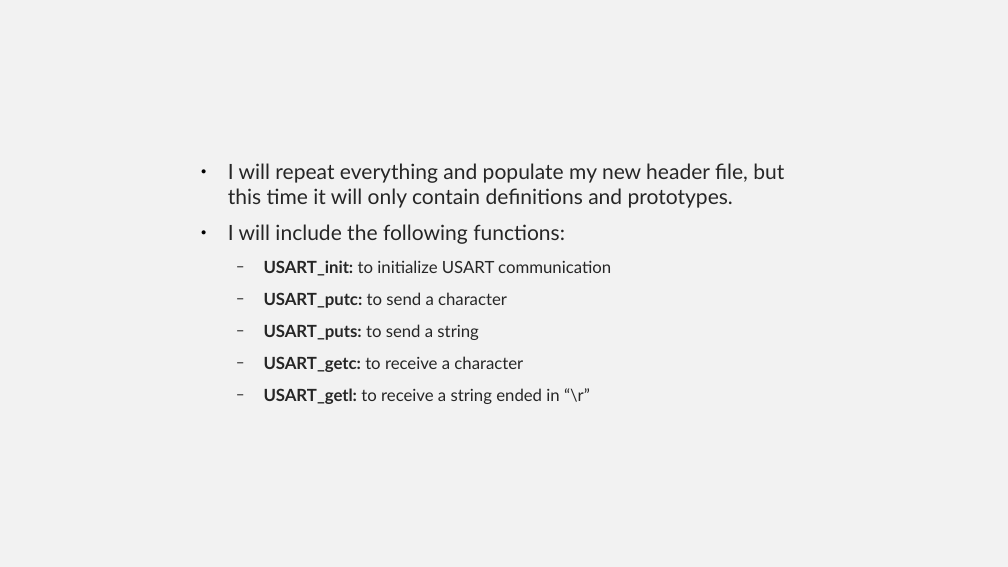
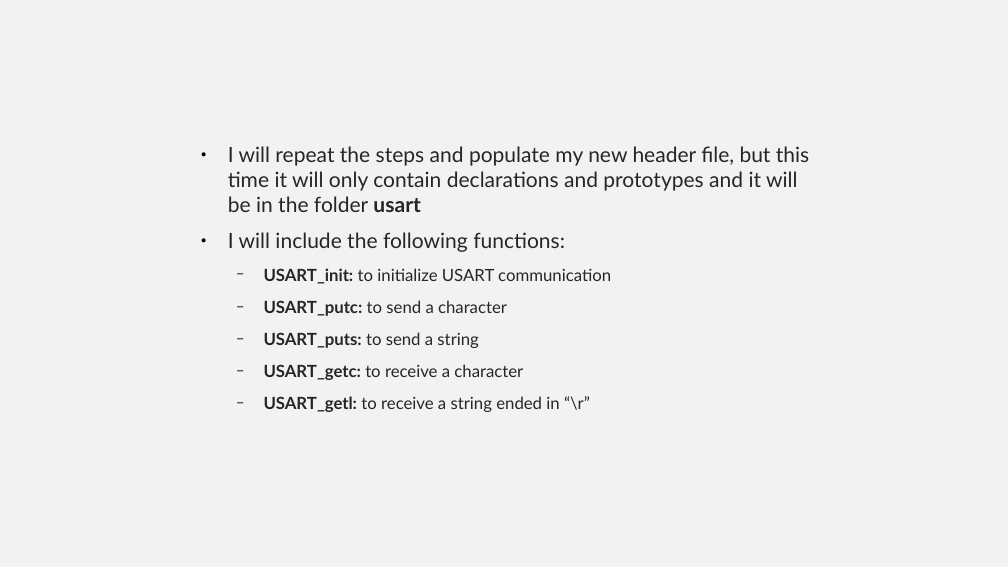
Before and after one commit to Equihua2211/I7266, a slide deck: slide 42 of 001_Slides/08_UART-USART.odp. Drawn at 1008x567 pixels with LibreOffice and Linux fonts; fonts in the diff are those of the drawing. Boxes give left, top, right and bottom in pixels: in the first picture for what was removed or moved away, otherwise in the second. Text is boxed around its words. In the diff, an @@ line names an element or a change of style, - is before the commit and + after.

```diff
--- a/001_Slides/08_UART-USART.odp
+++ b/001_Slides/08_UART-USART.odp
@@ text "I will repeat the steps ...": place and size @@
-text "I will repeat the steps ..." at (228,163,784,404)
+text "I will repeat the steps ..." at (228,146,809,412)
@@ text at (228,146,809,212): text changed @@
-● I will repeat everything and populate my new header file, but this time it will only contain definitions and prototypes.
+● I will repeat the steps and populate my new header file, but this time it will only contain declarations and prototypes and it will be in the folder usart
```
Also in this commit, not shown: 5 other slides changed, 6 slides added, 16 slides removed, 2 other files.
